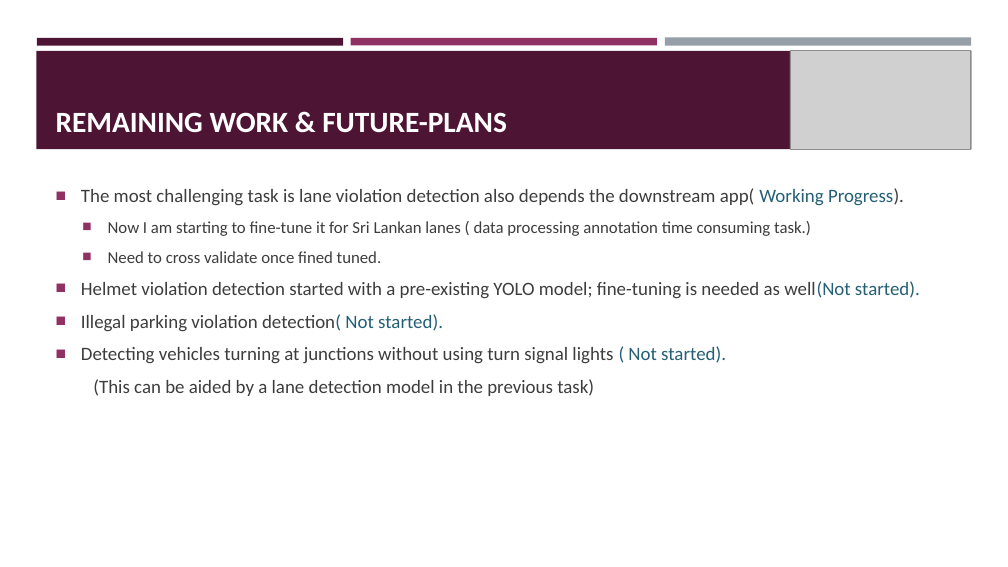
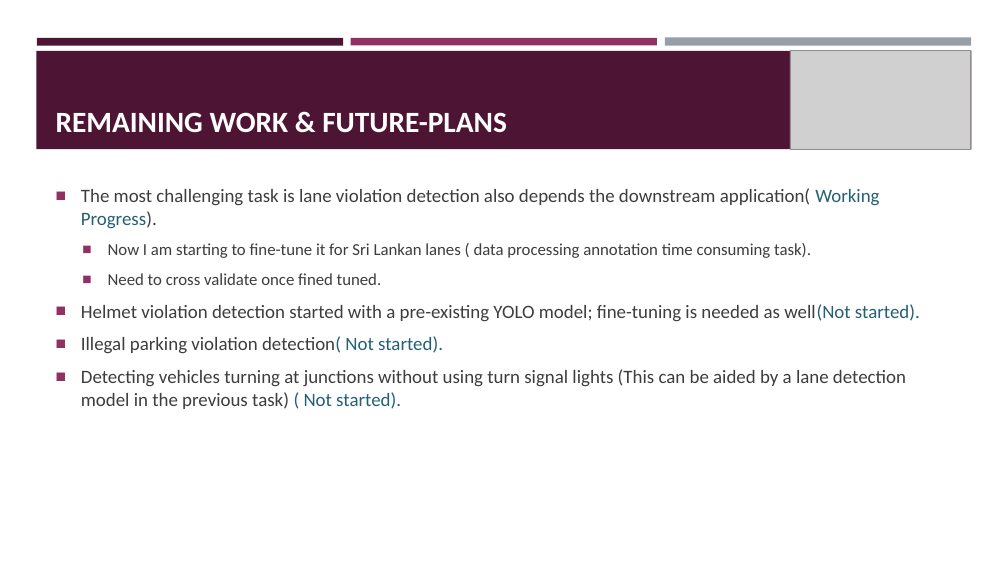
Before and after one commit to prageethmadhu/LVLane, a slide deck: slide 9 of DEMO/progress_report.pptx. Drawn at 1008x567 pixels with LibreOffice and Linux fonts; fonts in the diff are those of the drawing; grey boxes stand for pictures. Boxes give left, top, right and bottom in pixels: in the first picture for what was removed or moved away, otherwise in the second. Text is boxed around its words. In the diff, an @@ line names an element or a change of style, - is before the commit and + after.

```diff
--- a/DEMO/progress_report.pptx
+++ b/DEMO/progress_report.pptx
@@ text at bbox=[81, 188, 879, 258]: text changed @@
-■ The most challenging task is lane violation detection also depends the downstream app( Working Progress).
-  ■ Now I am starting to fine-tune it for Sri Lankan lanes ( data processing annotation time consuming task.)
+■ The most challenging task is lane violation detection also depends the downstream application( Working Progress).
+  ■ Now I am starting to fine-tune it for Sri Lankan lanes ( data processing annotation time consuming task).
@@ text at bbox=[81, 369, 906, 409]: text changed @@
-■ Detecting vehicles turning at junctions without using turn signal lights ( Not started).
-(This can be aided by a lane detection model in the previous task)
+■ Detecting vehicles turning at junctions without using turn signal lights (This can be aided by a lane detection model in the previous task) ( Not started).
```
Also in this commit, not shown: 5 other slides changed.
